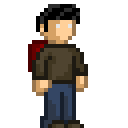
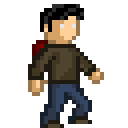
Before/after of a 128 × 128 layered artwork. What changed in the layer stack:
showed "walk1", painted on it over [28, 4, 104, 128]
hid "idle2" over [28, 4, 88, 128]
